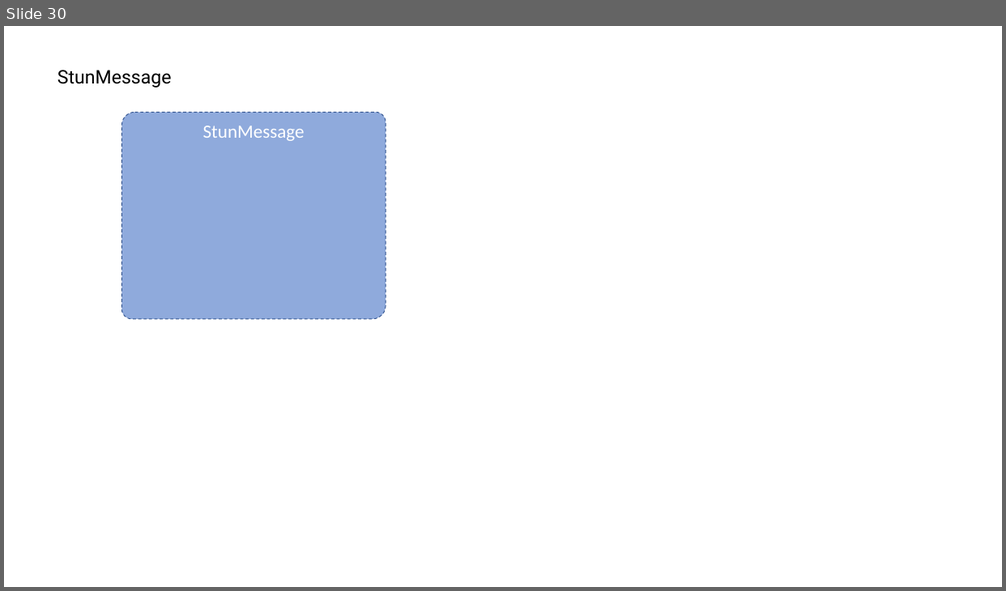
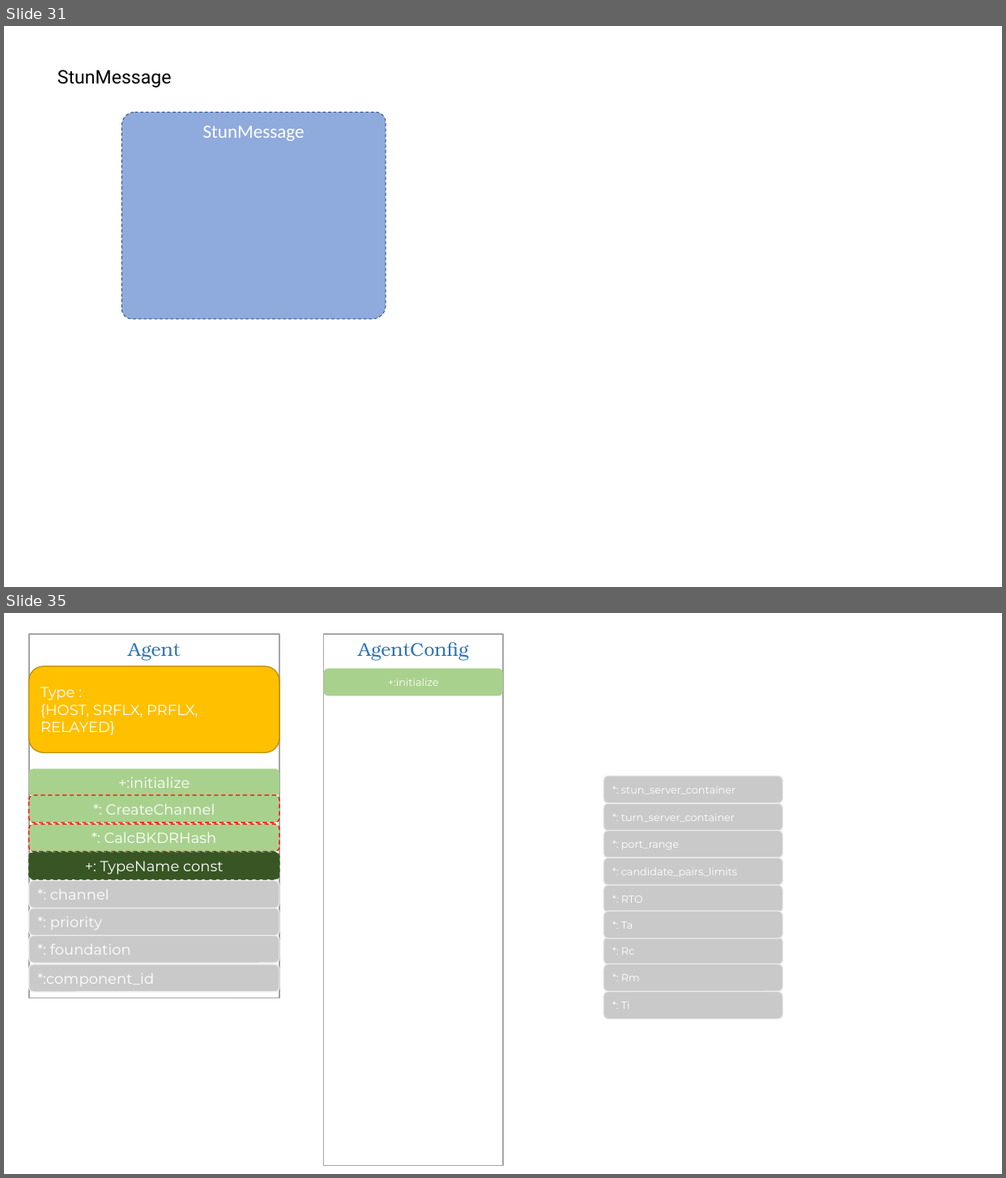
Before and after one commit to httpmail/ice, a slide deck: docs.pptx. Shown one above the other, each under a label of ours: slide 30 before the commit, slides 31 and 35 after it; the slides between them are not shown. The pictures are 1006x591 and 1006x1178 pixels, drawn with LibreOffice and Linux fonts; fonts in the diff are those of the drawing. Boxes give left, top, right and bottom in pixels: in the first picture for what was removed or moved away, otherwise in the second. Text is boxed around its words. In the diff, an @@ line names an element or a change of style, - is before the commit and + after.

Commit message:
pg_buffer, candidate implement

```diff
--- a/docs.pptx
+++ b/docs.pptx
@@ slide 35 added at (4,613,1002,1174), background #FFFFFF @@
@@ rectangle added at (28,634,279,998), outline #A5A5A5 1.25 pt, 18 pt, text #2E75B6 @@
+Agent
@@ rectangle added at (324,634,503,1165), outline #A5A5A5 1.25 pt, 18 pt, text #2E75B6 @@
+AgentConfig
@@ rounded rectangle added at (28,666,279,752), fill #FFC000, outline #BD8E00 1 pt, 14 pt, text #FFFFFF @@
+Type :
+{HOST, SRFLX, PRFLX, RELAYED}
@@ rounded rectangle added at (324,668,503,696), fill #A9D18E, 10 pt, text #FFFFFF @@
++:initialize
@@ rounded rectangle added at (28,769,279,796), fill #A9D18E, 14 pt, text #FFFFFF @@
++:initialize
@@ rounded rectangle added at (603,776,783,804), fill #C9C9C9, outline #EDEDED 1 pt, 10 pt, text #FFFFFF @@
+*: stun_server_container
@@ rounded rectangle added at (28,796,279,824), fill #A9D18E, outline #FF0000 1 pt dashed, 14 pt, text #FFFFFF @@
+*: CreateChannel
@@ rounded rectangle added at (603,803,783,831), fill #C9C9C9, outline #EDEDED 1 pt, 10 pt, text #FFFFFF @@
+*: turn_server_container
@@ rounded rectangle added at (28,824,279,852), fill #A9D18E, outline #FF0000 1 pt dashed, 14 pt, text #FFFFFF @@
+*: CalcBKDRHash
@@ rounded rectangle added at (603,831,783,858), fill #C9C9C9, outline #EDEDED 1 pt, 10 pt, text #FFFFFF @@
+*: port_range
@@ rounded rectangle added at (28,853,279,880), fill #385723, outline #385723 1 pt dashed, 14 pt, text #FFFFFF @@
++: TypeName const
@@ rounded rectangle added at (603,858,783,885), fill #C9C9C9, outline #EDEDED 1 pt, 10 pt, text #FFFFFF @@
+*: candidate_pairs_limits
@@ rounded rectangle added at (28,881,279,909), fill #C9C9C9, outline #EDEDED 1 pt, 14 pt, text #FFFFFF @@
+*: channel
@@ rounded rectangle added at (603,885,783,914), fill #C9C9C9, outline #EDEDED 1 pt, 10 pt, text #FFFFFF @@
+*: RTO
@@ rounded rectangle added at (28,908,279,935), fill #C9C9C9, outline #EDEDED 1 pt, 14 pt, text #FFFFFF @@
+*: priority
@@ rounded rectangle added at (603,911,783,939), fill #C9C9C9, outline #EDEDED 1 pt, 10 pt, text #FFFFFF @@
+*: Ta
@@ rounded rectangle added at (28,935,279,964), fill #C9C9C9, outline #EDEDED 1 pt, 14 pt, text #FFFFFF @@
+*: foundation
@@ rounded rectangle added at (603,937,783,965), fill #C9C9C9, outline #EDEDED 1 pt, 10 pt, text #FFFFFF @@
+*: Rc
@@ rounded rectangle added at (28,965,279,993), fill #C9C9C9, outline #EDEDED 1 pt, 14 pt, text #FFFFFF @@
+*:component_id
@@ rounded rectangle added at (603,964,783,992), fill #C9C9C9, outline #EDEDED 1 pt, 10 pt, text #FFFFFF @@
+*: Rm
@@ rounded rectangle added at (603,992,783,1020), fill #C9C9C9, outline #EDEDED 1 pt, 10 pt, text #FFFFFF @@
+*: Ti
@@ what was slide 30 is now slide 31 @@
```
Also in this commit, not shown: 12 slides changed, 7 other slides added, 5 slides removed, 17 other files.
